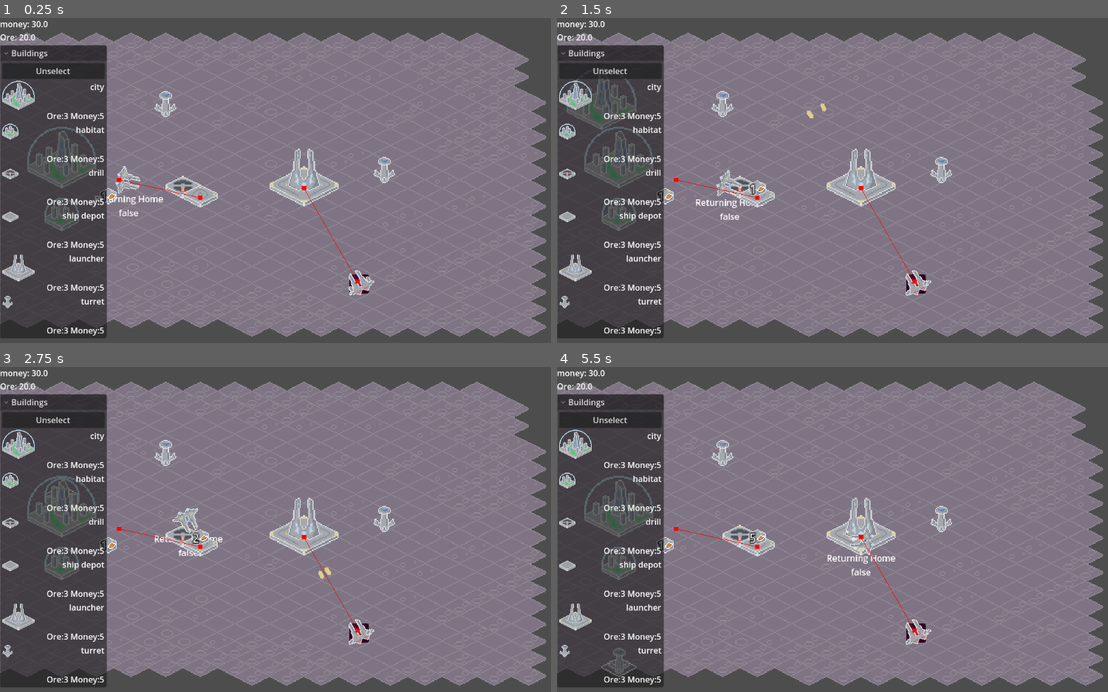
Above: before the commit, frames 1-4 (two rows, left to right).
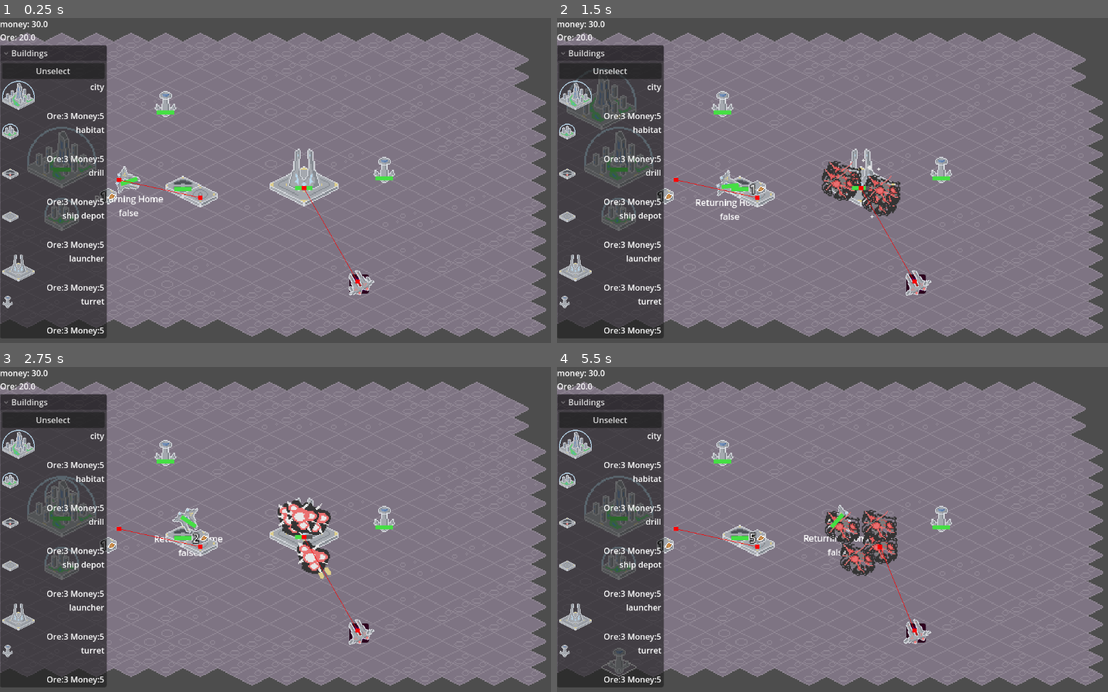
Above: after the commit, the same moments.

Repository: kevinn-t/cmpm-170-tower-defense
Game: Godot game, scene res://main scene.tscn
Two runs of this game, one before a commit and one after it. Both use one fixed random seed, a clock stepped at 60 frames per second and the inputs below. The engine's default icon, where the game draws it, is replaced by a stand-in: a white triangle on a blue panel in a dark square.
Inputs:
- Up to frame 1 (0.25 s): no input
- Up to frame 2 (1.5 s): click "Unselect" at 0.5 s; click "city" at 1.25 s
- Up to frame 3 (2.75 s): click "habitat" at 2 s
- Up to frame 4 (5.5 s): click "drill" at 2.75 s; click "ship depot" at 3.5 s; click "launcher" at 4.25 s; click "turret" at 5 s

The runs differ from the first frame. In frame 1, 0.2% of the frame differs, in the area x 9-72%, y 28-54%; in frame 2, 1.5%; in frame 3, 1.5%; in frame 4, 2.3%, in the area x 9-72%, y 28-86%.

Commit message:
Enemy blows up Launcher

Diff:
--- a/Prefabs/UI/health_bar.tscn
+++ b/Prefabs/UI/health_bar.tscn
@@ -1,10 +1,14 @@
-[gd_scene load_steps=2 format=3 uid="uid://bypjbaojskh0g"]
+[gd_scene load_steps=3 format=3 uid="uid://bypjbaojskh0g"]
 
 [ext_resource type="Texture2D" uid="uid://b1ect8li1j7w6" path="res://Art/white.png" id="1_r66v8"]
+[ext_resource type="Script" uid="uid://qwx2o47wvfwj" path="res://Scripts/health_bar.gd" id="1_yg76w"]
 
 [node name="HealthBar" type="Node2D"]
+z_index = 3
+script = ExtResource("1_yg76w")
 
 [node name="Bar" type="TextureProgressBar" parent="."]
+z_index = 3
 anchors_preset = 8
 anchor_left = 0.5
 anchor_top = 0.5
--- a/Prefabs/launcher.tscn
+++ b/Prefabs/launcher.tscn
@@ -16,7 +16,6 @@
 
 [node name="CollisionPolygon2D" type="CollisionPolygon2D" parent="."]
 polygon = PackedVector2Array(32, 0, 0, -16, -32, 0, 0, 16)
-disabled = true
 
 [connection signal="onDelivery" from="." to="." method="_on_delivery"]
 [connection signal="timeout" from="Timer" to="." method="_on_timer_timeout"]
--- a/Scripts/building.gd
+++ b/Scripts/building.gd
@@ -1,12 +1,22 @@
 class_name Building
 extends StaticBody2D
 
+@export var max_integrity : int = 100
 @export var integrity : int = 100 # hit points
 
 signal onHit()
 signal onDestroyed()
+@warning_ignore("unused_signal")
 signal onBuilt()
 signal onDelivery(ore)
+
+const HEALTH_BAR = preload("res://Prefabs/UI/health_bar.tscn")
+func make_hp_bar():
+	var inst : HealthBar = HEALTH_BAR.instantiate()
+	add_child(inst)
+	onHit.connect(inst.refresh)
+	inst.refresh()
+
 
 func get_texture() -> Texture2D:
 	return $Sprite2D.texture
@@ -21,9 +31,10 @@
 
 func _ready() -> void:
 	onHit.connect(explosion)
+	make_hp_bar()
 
 const EXPLOSION = preload("res://Prefabs/explosion.tscn")
-func explosion(explosion_iterations : int = 5, explosion_radius : float = 20):
+func explosion(explosion_iterations : int = 2, explosion_radius : float = 20):
 	for i in range(explosion_iterations):
 		var inst : Node2D = EXPLOSION.instantiate()
 		add_sibling(inst)
--- a/Scripts/enemy.gd
+++ b/Scripts/enemy.gd
@@ -18,6 +18,13 @@
 			c.bulletParent = bulletParent
 
 func _process(_delta: float) -> void:
+	#eval_state()
+	pass
+
+func eval_state():
+	if target != null && not is_instance_valid(target):
+		target = null
+
 	if target != null && nav.is_navigation_finished():
 		current_state = State.ATTACKING
 	elif target != null:
@@ -33,8 +40,9 @@
 			fire_guns(false)
 		State.ATTACKING:
 			fire_guns(true)
-	nav.target_position = target.global_position
 
+	if target != null && is_instance_valid(target): # guns may have invalidated the target
+		nav.target_position = target.global_position
 
 func fire_guns(yes : bool):
 	for c in get_children():
@@ -58,6 +66,8 @@
 			target = building
 
 func _physics_process(_delta: float) -> void:
+
+	eval_state()
 	if not nav.is_navigation_finished():
 		var direction: Vector2 = global_position.direction_to(nav.get_next_path_position())
 		velocity = direction
--- a/Scripts/gun.gd
+++ b/Scripts/gun.gd
@@ -23,7 +23,7 @@
 	if target == null or bulletParent == null:
 		#print("null target or null parent")
 		return
-	print("Gun fired at ", target)
+	#print("Gun fired at ", target)
 	var dir = (target.global_position - global_position).normalized()
 	var inst : Bullet = BULLET.instantiate()
 	inst.add_collision_exception_with(get_parent())
--- a/Scripts/habitat.gd
+++ b/Scripts/habitat.gd
@@ -7,5 +7,5 @@
 
 
 # Called every frame. 'delta' is the elapsed time since the previous frame.
-func _process(delta: float) -> void:
+func _process(_delta: float) -> void:
 	pass
--- /dev/null
+++ b/Scripts/health_bar.gd
@@ -0,0 +1,8 @@
+extends Node2D
+class_name HealthBar
+
+func refresh():
+	var n : Node = get_parent()
+	$Bar.max_value = n.max_integrity
+	$Bar.value = n.integrity
+	#visible = n.integrity == n.max_integrity
--- a/Scripts/unit.gd
+++ b/Scripts/unit.gd
@@ -13,6 +13,7 @@
 	my_container = container
 
 
+@export var max_integrity : int = 100
 @export var integrity : int = 100 # hit points
 
 signal onHit()
@@ -31,6 +32,19 @@
 
 func _ready() -> void:
 	onHit.connect(explosion)
+	make_hp_bar()
+
+func _physics_process(_delta: float) -> void:
+	health_bar.rotation = rotation * -1
+
+const HEALTH_BAR = preload("res://Prefabs/UI/health_bar.tscn")
+var health_bar : HealthBar
+func make_hp_bar():
+	health_bar = HEALTH_BAR.instantiate()
+	add_child(health_bar)
+	onHit.connect(health_bar.refresh)
+	health_bar.refresh()
+	health_bar.rotation = rotation * -1
 
 const EXPLOSION = preload("res://Prefabs/explosion.tscn")
 func explosion(explosion_iterations : int = 5, explosion_radius : float = 0):
Not shown, added: Scripts/health_bar.gd.uid
